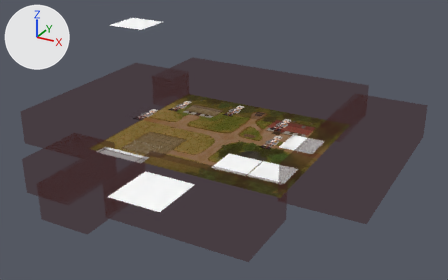
The Blender file blender-maps/assembly-hall.blend: old version first, new version second.
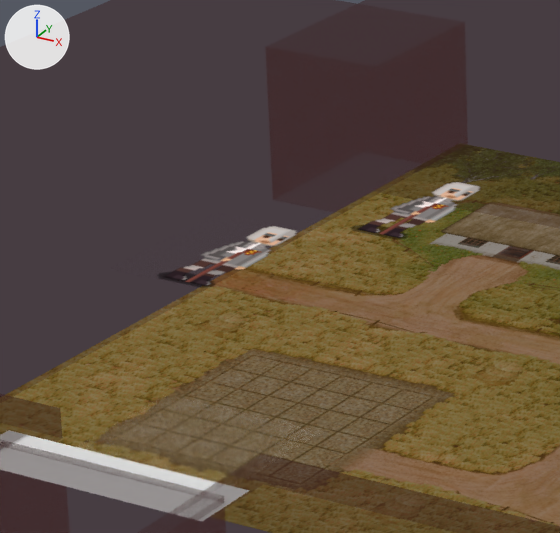
Old and new are each drawn whole from a 50 mm lens placed at (513.0, -929.0, 461.0), pointed at (24.0, -39.0, 16.0) and again close up on the part from 23% to 46% of the width and 24% to 59% of the height. The axes (+X, +Y, +Z) are drawn at upper left. The lights are the same throughout. The last two pictures show the newer version.

Objects in the first close-up: 'Background', 'Cat', 'Joe', 'exit_tip'.
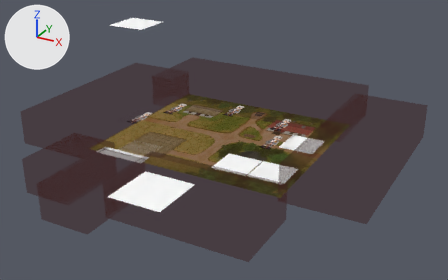
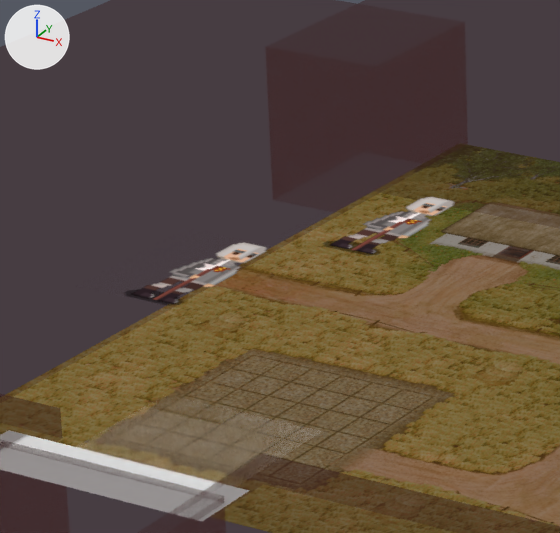
What the commit changed:
Object 'Cat' (ob_cat) moves from (-148.9, -28.3, 28.7) to (-148.9, -46.9, 28.7).
Object 'Joe' (ob_joe) moves from (-115.7, 42.3, 28.7) to (-115.7, 24.4, 28.7).

Where the change shows, as pixel boxes (x1, y1, x2, y2) in the close-ups (560 x 533 px):
'Cat', moved: before (163, 226, 296, 286); after (130, 243, 266, 304)
'Joe', moved: before (357, 182, 479, 238); after (329, 197, 454, 254)
